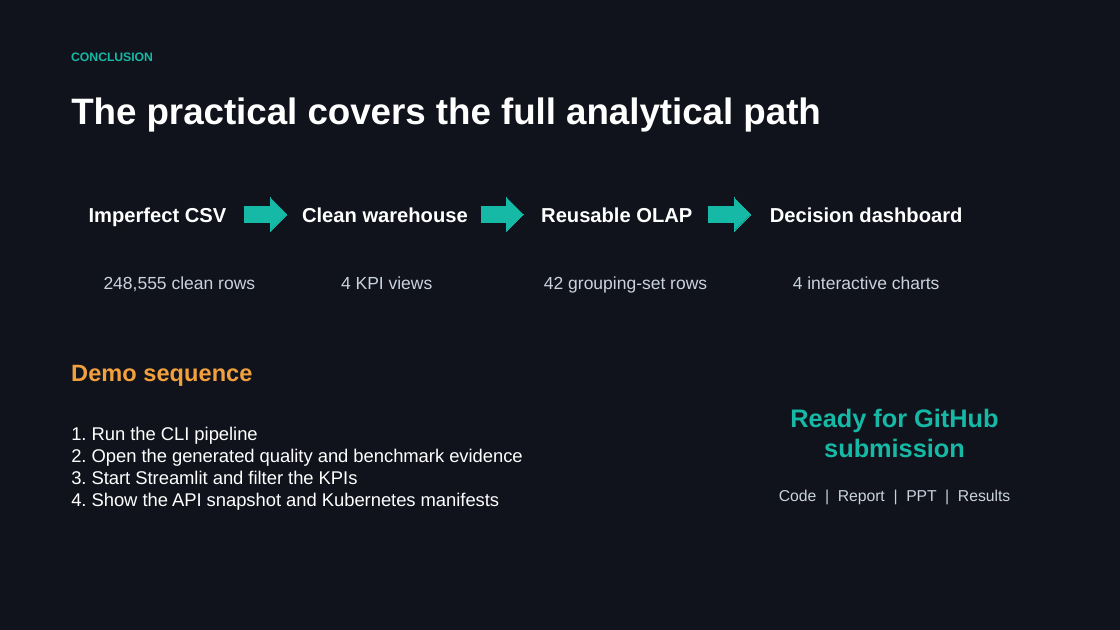
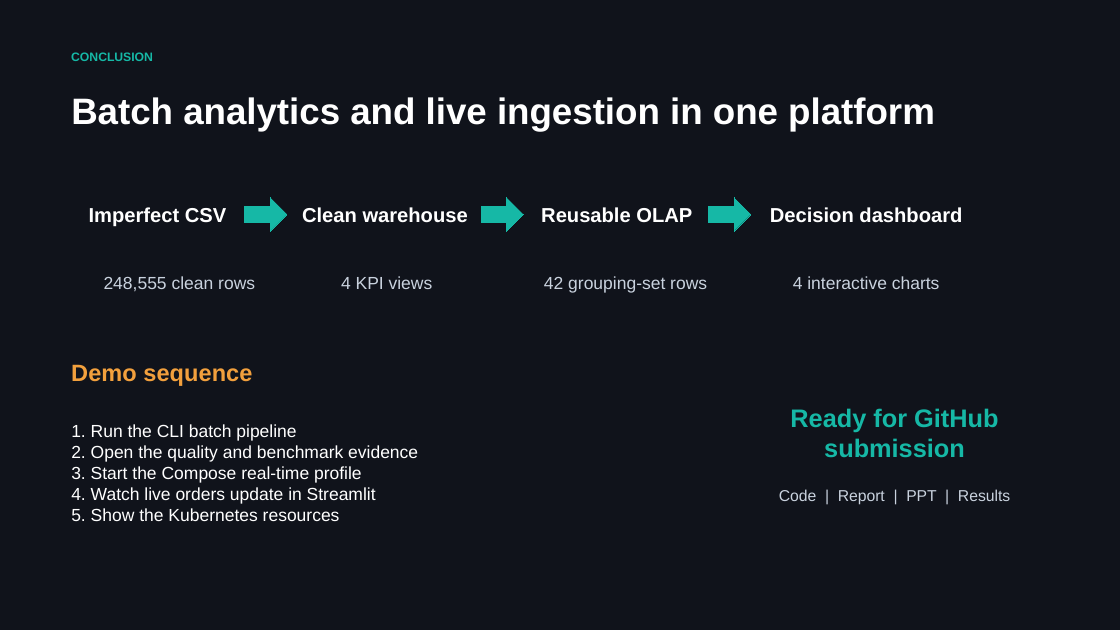
Before and after one commit to Aniket-Nikam/E-Commerce-Sales-Analytics-Data-Engineering-, a slide deck: slide 10 of docs/ECommerce_DuckDB_Case_Study_Presentation.pptx. Drawn at 1120x630 pixels with LibreOffice and Linux fonts; fonts in the diff are those of the drawing. Boxes give left, top, right and bottom in pixels: in the first picture for what was removed or moved away, otherwise in the second. Text is boxed around its words. In the diff, an @@ line names an element or a change of style, - is before the commit and + after.

```diff
--- a/docs/ECommerce_DuckDB_Case_Study_Presentation.pptx
+++ b/docs/ECommerce_DuckDB_Case_Study_Presentation.pptx
@@ text at (x1=71, y1=97, x2=935, y2=131): text changed @@
-The practical covers the full analytical path
+Batch analytics and live ingestion in one platform
@@ text at (x1=71, y1=424, x2=418, y2=521): text changed; size 15.8 to 15 pt @@
-1. Run the CLI pipeline
-2. Open the generated quality and benchmark evidence
-3. Start Streamlit and filter the KPIs
-4. Show the API snapshot and Kubernetes manifests
+1. Run the CLI batch pipeline
+2. Open the quality and benchmark evidence
+3. Start the Compose real-time profile
+4. Watch live orders update in Streamlit
+5. Show the Kubernetes resources
```
Also in this commit, not shown: 9 other slides changed, 26 other files.
